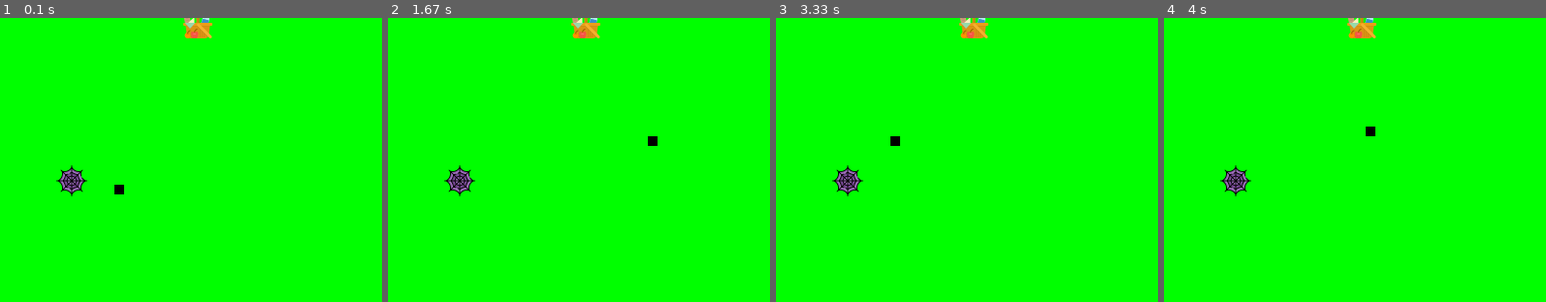
Above: before the commit, frames 1-4 (left to right).
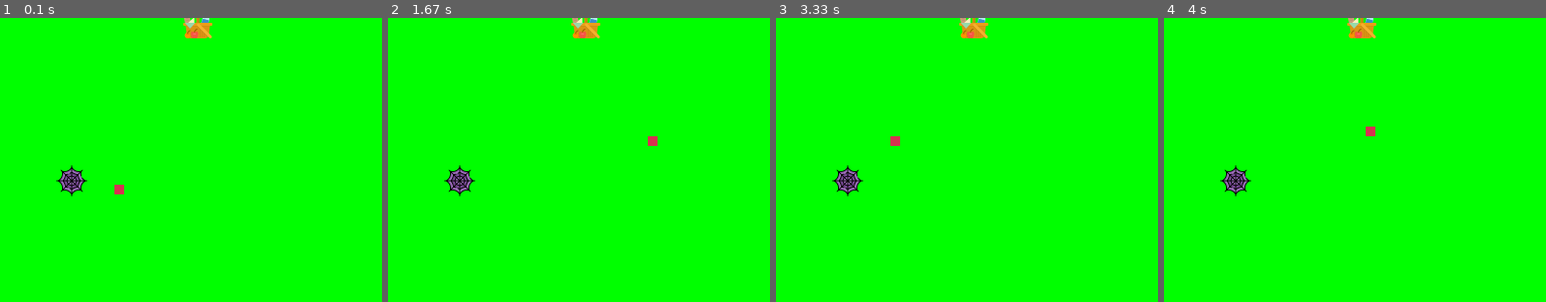
Above: after the commit, the same moments.

Repository: mia-podgorski/Ant_Trap_final
Game: pygame game, started from import pygame.py
Same seed, same stepped clock (60 frames per second), same inputs: the game is played once before the commit and once after it.
Inputs:
- Up to frame 1 (0.1 s): no input
- Up to frame 2 (1.67 s): hold Right 0.33-0.8 s; hold Up 0.83-1.13 s; hold Right 1.17-1.63 s
- Up to frame 3 (3.33 s): hold Left 1.67-2.2 s; hold Down 2.23-2.53 s; hold Left 2.57-2.97 s; hold Up from 3 s (still down)
- Up to frame 4 (4 s): release Up at 3.37 s; hold Right from 3.4 s (still down)
The pictures show only the part of the screen within x 36-86%, y 22-72%; the shares and areas given below are measured in that part.

The runs differ from the first frame. In frame 1, less than 0.1% of the frame differs, in the area x 29-33%, y 58-63%; in frame 2, less than 0.1%; in frame 3, less than 0.1%; in frame 4, less than 0.1%.

Commit message:
Update import pygame.py

Diff:
--- a/import pygame.py
+++ b/import pygame.py
@@ -34,7 +34,7 @@
 speed = 15
 def Ant(ant_block, ant_list):
     for x in ant_list:
-        pygame.draw.rect(screen, black, [x[0], x[1], ant_block, ant_block])
+        pygame.draw.rect(screen, red, [x[0], x[1], ant_block, ant_block])
 #traps
 trapImg=pygame.image.load("spiderweb.png")
 def trap1(x,y):
